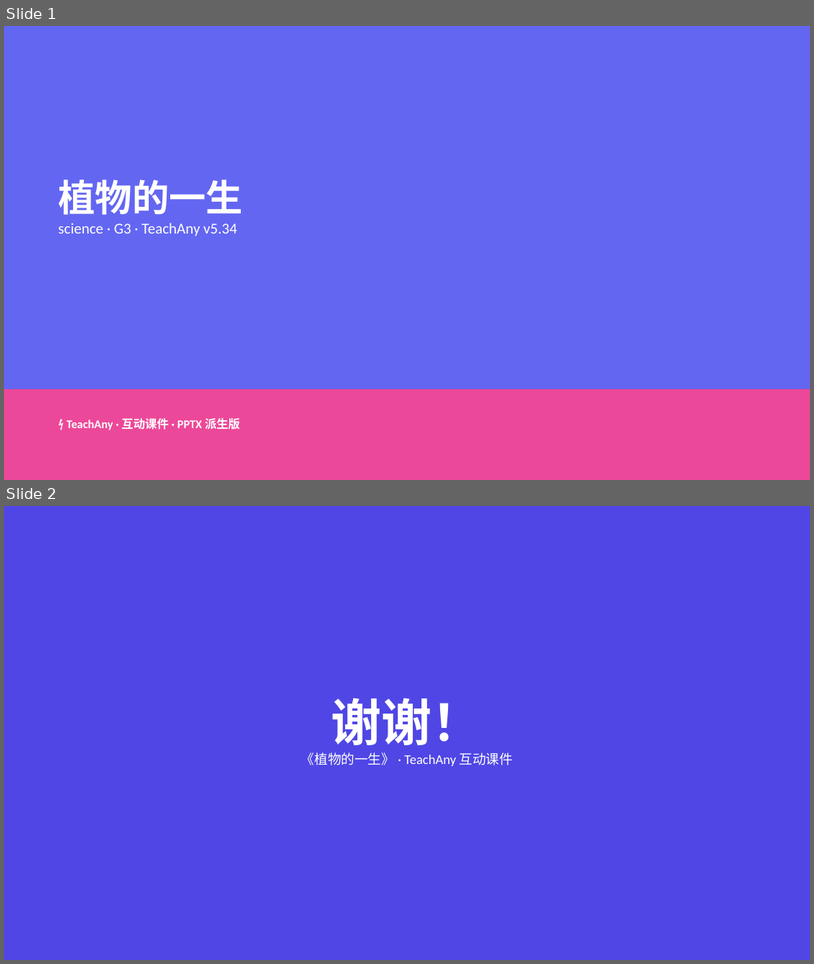
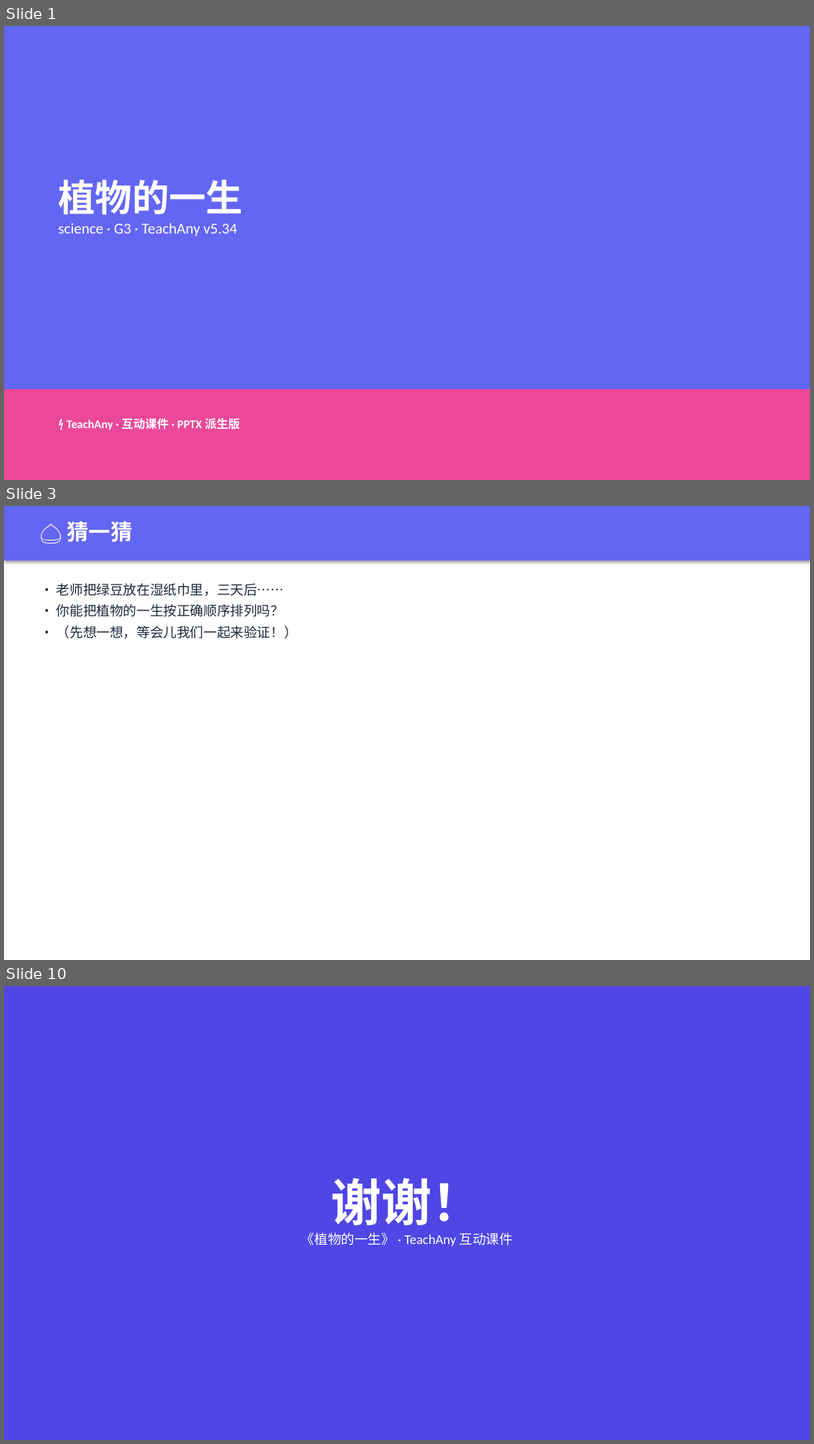
Before and after one commit to weponusa/teachany, a slide deck: examples/science-plant-life-cycle/science-plant-life-cycle.pptx. Shown one above the other, each under a label of ours: slides 1 and 2 before the commit, slides 1, 3 and 10 after it; the slides between them are not shown. The pictures are 814x964 and 814x1444 pixels, drawn with LibreOffice and Linux fonts; fonts in the diff are those of the drawing. Boxes give left, top, right and bottom in pixels: in the first picture for what was removed or moved away, otherwise in the second. Text is boxed around its words. In the diff, an @@ line names an element or a change of style, - is before the commit and + after.

```diff
--- a/examples/science-plant-life-cycle/science-plant-life-cycle.pptx
+++ b/examples/science-plant-life-cycle/science-plant-life-cycle.pptx
@@ slide 3 added at (x1=4, y1=506, x2=810, y2=960), background #FFFFFF @@
@@ rectangle added at (x1=4, y1=506, x2=810, y2=561), fill #6366F1 @@
@@ text added at (x1=67, y1=521, x2=132, y2=542), 26 pt, text #FFFFFF, bold @@
+🌰 猜一猜
@@ text added at (x1=57, y1=583, x2=298, y2=638), 16 pt, text #1E293B @@
+• 老师把绿豆放在湿纸巾里，三天后……
+• 你能把植物的一生按正确顺序排列吗？
+• （先想一想，等会儿我们一起来验证！）
@@ what was slide 2 is now slide 10 @@
```
Also in this commit, not shown: 7 other slides added, 5 other files.
